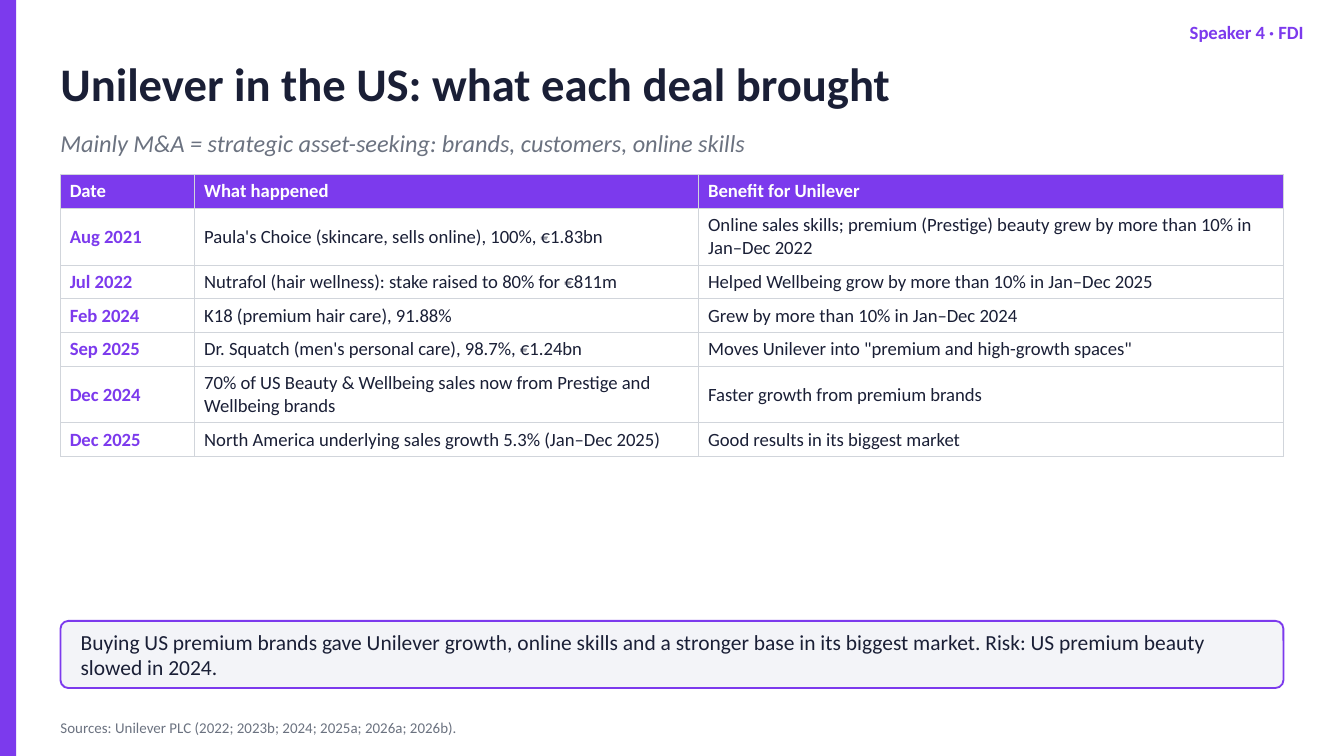
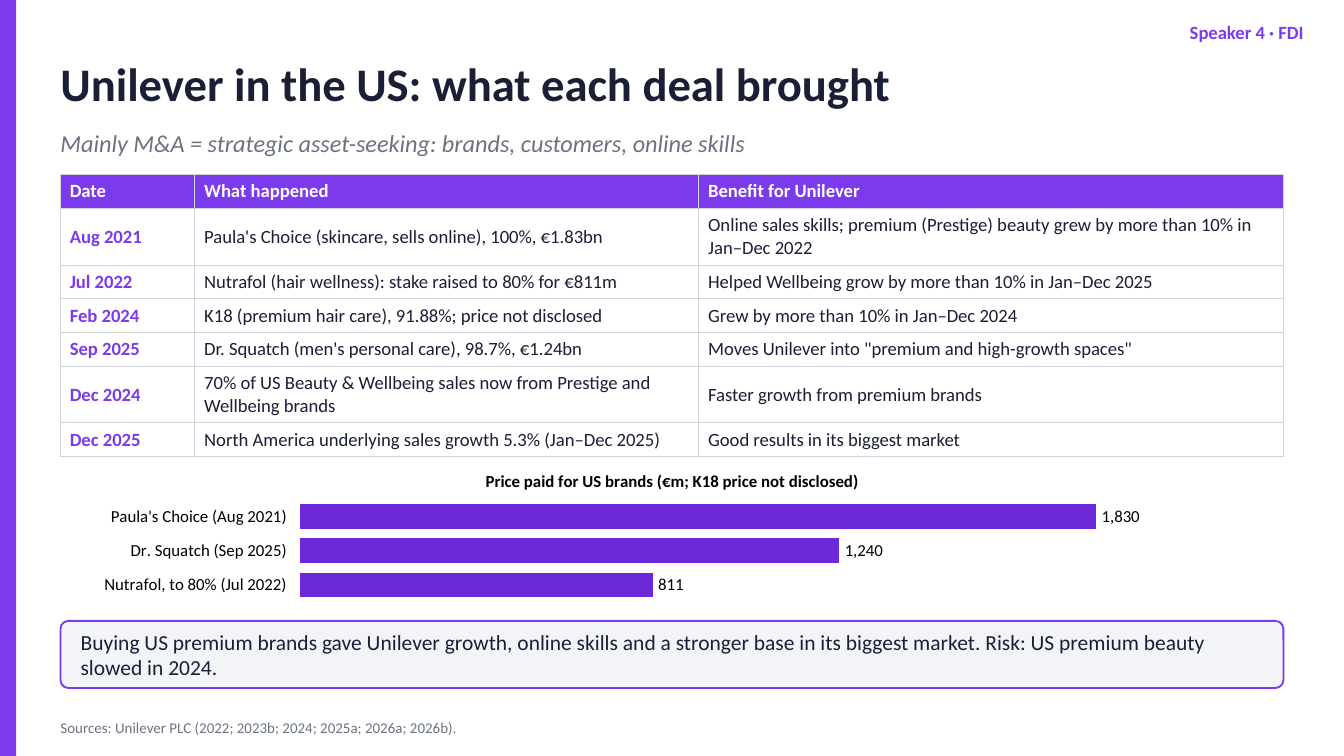
Before and after one commit to dollar3651314/mymba, a slide deck: slide 13 of content/busi1763/files/Unilever_Group_EN.pptx. Drawn at 1344x756 pixels with LibreOffice and Linux fonts; fonts in the diff are those of the drawing. Boxes give left, top, right and bottom in pixels: in the first picture for what was removed or moved away, otherwise in the second. Text is boxed around its words. In the diff, an @@ line names an element or a change of style, - is before the commit and + after.

```diff
--- a/content/busi1763/files/Unilever_Group_EN.pptx
+++ b/content/busi1763/files/Unilever_Group_EN.pptx
@@ table at [60, 175, 1284, 453] @@
-row 4, column 2: K18 (premium hair care), 91.88%
+row 4, column 2: K18 (premium hair care), 91.88%; price not disclosed
@@ bar chart added at [81, 457, 1263, 605] @@
+title "Price paid for US brands (€m; K18 price not disclosed)"
+categories: Paula's Choice (Aug 2021), Dr. Squatch (Sep 2025), Nutrafol, to 80% (Jul 2022)
+Price paid for US brands (€m; K18 price not disclosed): 1830, 1240, 811
```
Also in this commit, not shown: 13 other slides changed, 16 other files.
